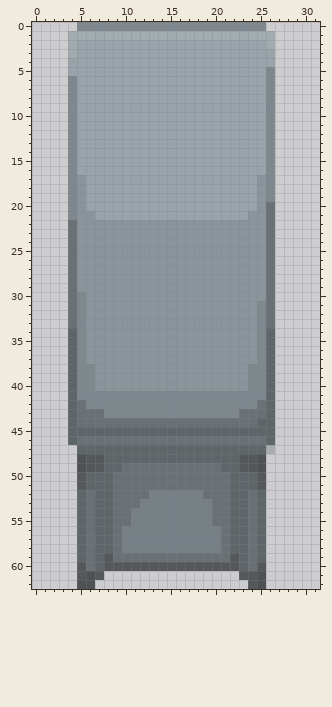
Edited in one commit: pixel-art sprite (Assets/Art/Sprites/Environments/Furniture/OfficeWing/MetalDeskSide.png). Above, as it was before the edit.
The file is 32x63 pixels. Colours within 5 levels of each other are drawn and written as one.
After the commit:
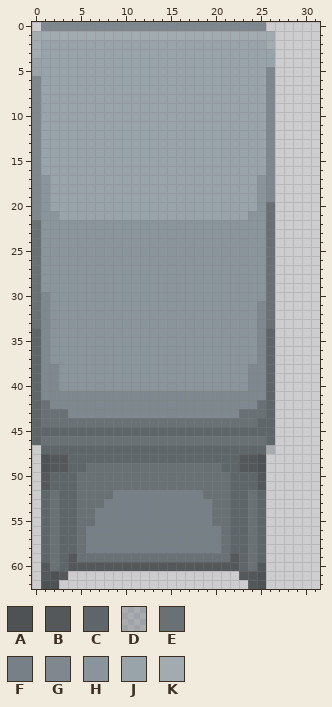
Palette (. is transparent): A #4f5254  B #55585a  C #5f666a  D #62696d55  E #697175  F #778086  G #7f888e  H #8a949b  J #98a3aa  K #a2abb0
Difference:
{"y":0,"x":1,"old":"....","new":"GGGG"}
{"y":1,"x":0,"old":"....","new":"KKKK"}
{"y":2,"x":0,"old":"....K","new":"KJJJJ"}
{"y":3,"x":0,"old":"....K","new":"KJJJJ"}
{"y":4,"x":0,"old":"....","new":"JJJJ"}
{"y":5,"x":0,"old":"....","new":"JJJJ"}
{"y":6,"x":0,"old":"....G","new":"GJJJJ"}
{"y":7,"x":0,"old":"....G","new":"GJJJJ"}
{"y":8,"x":0,"old":"....G","new":"GJJJJ"}
{"y":9,"x":0,"old":"....G","new":"GJJJJ"}
{"y":10,"x":0,"old":"....G","new":"GJJJJ"}
{"y":11,"x":0,"old":"....G","new":"GJJJJ"}
{"y":12,"x":0,"old":"....G","new":"GJJJJ"}
{"y":13,"x":0,"old":"....G","new":"GJJJJ"}
{"y":14,"x":0,"old":"....G","new":"GJJJJ"}
{"y":15,"x":0,"old":"....G","new":"GJJJJ"}
{"y":16,"x":0,"old":"....G","new":"GJJJJ"}
{"y":17,"x":0,"old":"....GH","new":"GHJJJJ"}
{"y":18,"x":0,"old":"....GH","new":"GHJJJJ"}
{"y":19,"x":0,"old":"....GH","new":"GHJJJJ"}
{"y":20,"x":0,"old":"....GH","new":"GHJJJJ"}
{"y":21,"x":0,"old":"....GHH","new":"GHHJJJJ"}
{"y":22,"x":0,"old":"....E","new":"EHHHH"}
{"y":23,"x":0,"old":"....E","new":"EHHHH"}
{"y":24,"x":0,"old":"....E","new":"EHHHH"}
{"y":25,"x":0,"old":"....E","new":"EHHHH"}
{"y":26,"x":0,"old":"....E","new":"EHHHH"}
{"y":27,"x":0,"old":"....E","new":"EHHHH"}
{"y":28,"x":0,"old":"....E","new":"EHHHH"}
{"y":29,"x":0,"old":"....E","new":"EHHHH"}
{"y":30,"x":0,"old":"....EG","new":"EGHHHH"}
{"y":31,"x":0,"old":"....EG","new":"EGHHHH"}
{"y":32,"x":0,"old":"....EG","new":"EGHHHH"}
{"y":33,"x":0,"old":"....EG","new":"EGHHHH"}
{"y":34,"x":0,"old":"....CG","new":"CGHHHH"}
{"y":35,"x":0,"old":"....CG","new":"CGHHHH"}
{"y":36,"x":0,"old":"....CG","new":"CGHHHH"}
{"y":37,"x":0,"old":"....CG","new":"CGHHHH"}
{"y":38,"x":0,"old":"....CGG","new":"CGGHHHH"}
{"y":39,"x":0,"old":"....CGG","new":"CGGHHHH"}
{"y":40,"x":0,"old":"....CGG","new":"CGGHHHH"}
{"y":41,"x":0,"old":"....C","new":"CGGGG"}
{"y":42,"x":0,"old":"....CE","new":"CEGGGG"}
{"y":43,"x":0,"old":"....CEEE","new":"CEEEGGGG"}
{"y":44,"x":0,"old":"....C","new":"CEEEE"}
{"y":45,"x":0,"old":"....","new":"CCCC"}
{"y":46,"x":0,"old":"....C","new":"CEEEE"}
{"y":47,"x":1,"old":"....","new":"CCCC"}
{"y":48,"x":1,"old":"....ABB","new":"ABBCCCC"}
{"y":49,"x":1,"old":"....ABBCC","new":"ABBCCEEEE"}
{"y":50,"x":1,"old":"....BCCC","new":"BCCCEEEE"}
{"y":51,"x":1,"old":"....BCCC","new":"BCCCEEEE"}
{"y":52,"x":1,"old":"....C","new":"CECCE"}
{"y":52,"x":7,"old":"CCEEEE","new":"EEFFFF"}
{"y":53,"x":1,"old":"....C","new":"CECCE"}
{"y":53,"x":7,"old":"CCEEE","new":"EFFFF"}
{"y":54,"x":1,"old":"....C","new":"CECCE"}
{"y":54,"x":7,"old":"CCEE","new":"FFFF"}
{"y":55,"x":1,"old":"....C","new":"CECCE"}
{"y":55,"x":7,"old":"CCEE","new":"FFFF"}
{"y":56,"x":1,"old":"....CECCE","new":"CECCEFFFF"}
{"y":57,"x":1,"old":"....CECCE","new":"CECCEFFFF"}
{"y":58,"x":1,"old":"....CECCE","new":"CECCEFFFF"}
{"y":59,"x":1,"old":"....C","new":"CECBE"}
{"y":59,"x":7,"old":"CB","new":"EE"}
{"y":60,"x":1,"old":"....","new":"BECB"}
{"y":60,"x":6,"old":"EC","new":"BB"}
{"y":61,"x":1,"old":"...","new":"BAB"}
{"y":61,"x":5,"old":"BAB","new":"..."}
{"y":62,"x":1,"old":"..","new":"AA"}
{"y":62,"x":5,"old":"AA","new":".."}
